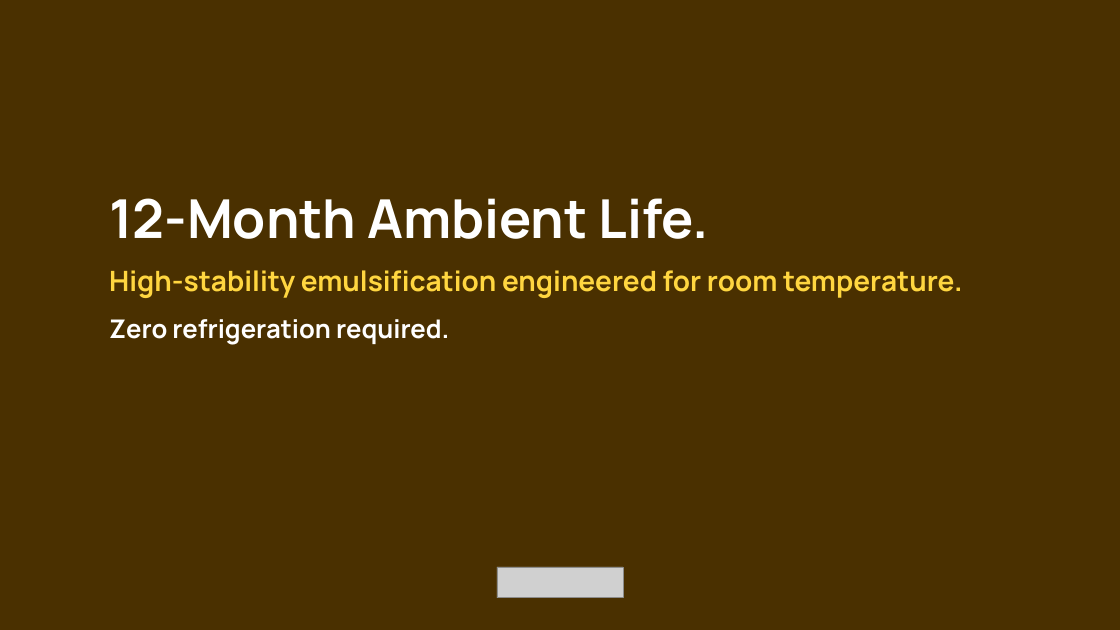
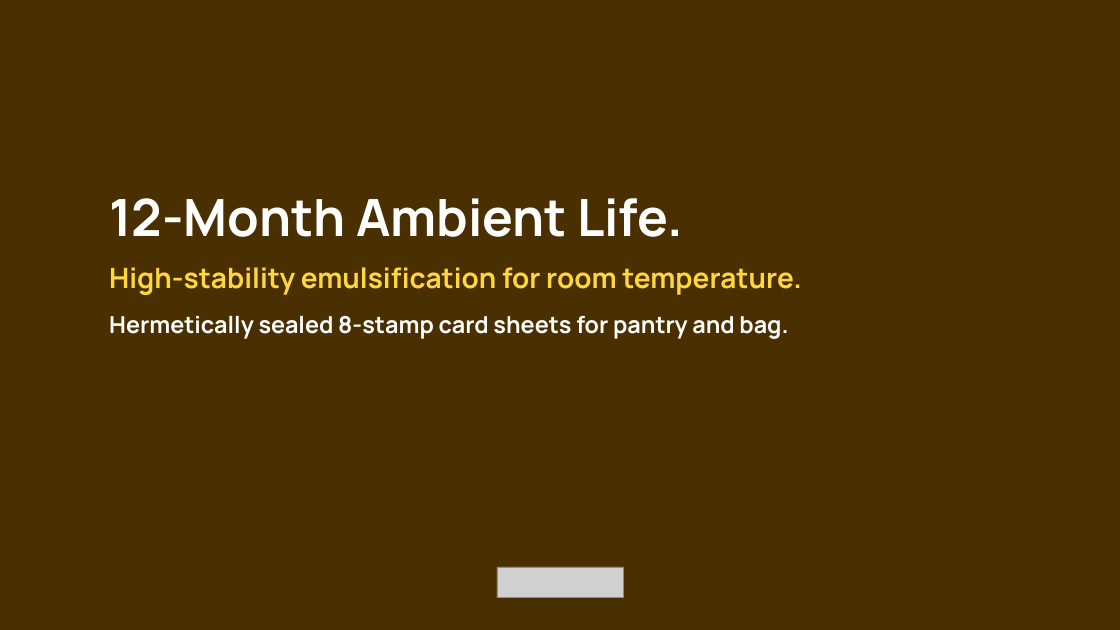
Before and after one commit to JacobCrume/stamp-spreads, a slide deck: slide 7 of presentation/Stamp-pitch.pptx (slide 9 before the commit). Drawn at 1120x630 pixels with LibreOffice and Linux fonts; fonts in the diff are those of the drawing; grey boxes stand for pictures. Boxes give left, top, right and bottom in pixels: in the first picture for what was removed or moved away, otherwise in the second. Text is boxed around its words. In the diff, an @@ line names an element or a change of style, - is before the commit and + after.

```diff
--- a/presentation/Stamp-pitch.pptx
+++ b/presentation/Stamp-pitch.pptx
@@ text at (109, 198, 683, 237): size 46 to 44 pt in "12-Month Ambient Life." @@
@@ text at (109, 267, 801, 339): text changed; size 24 to 20 pt; text colour #FFD640 to #FFFFFF @@
-High-stability emulsification engineered for room temperature.
-Zero refrigeration required.
+High-stability emulsification for room temperature.
+Hermetically sealed 8-stamp card sheets for pantry and bag.
```
Also in this commit, not shown: 18 other slides changed, 3 slides removed, 2 other files.
